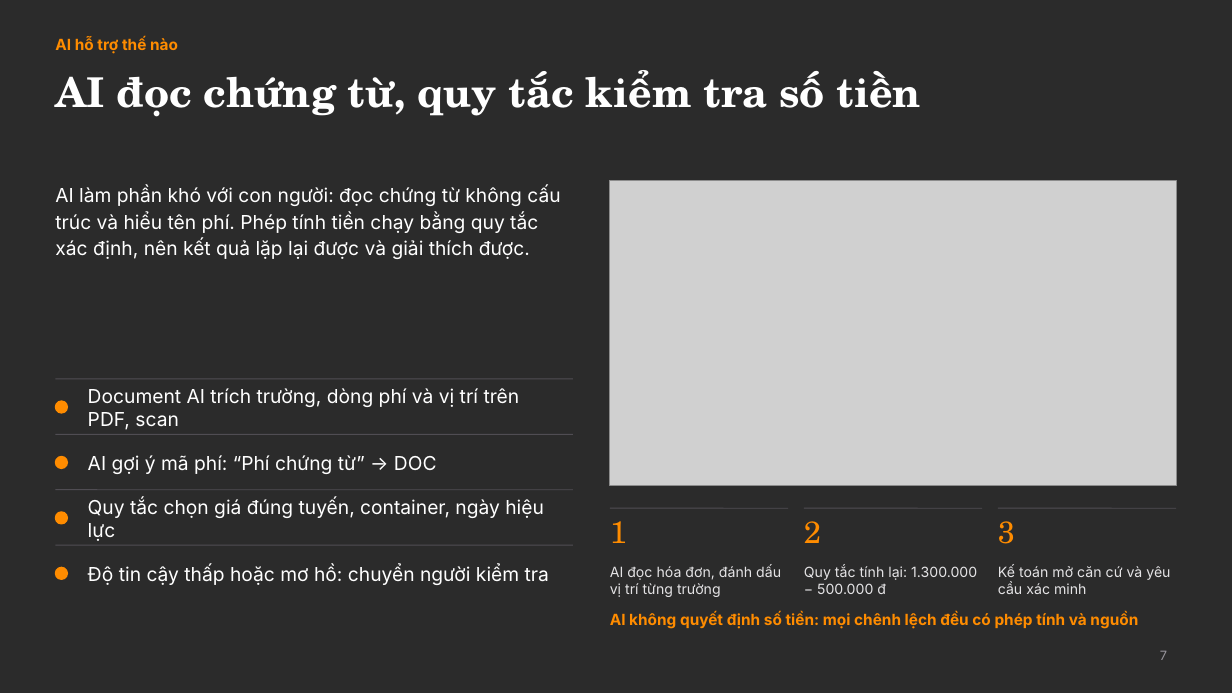
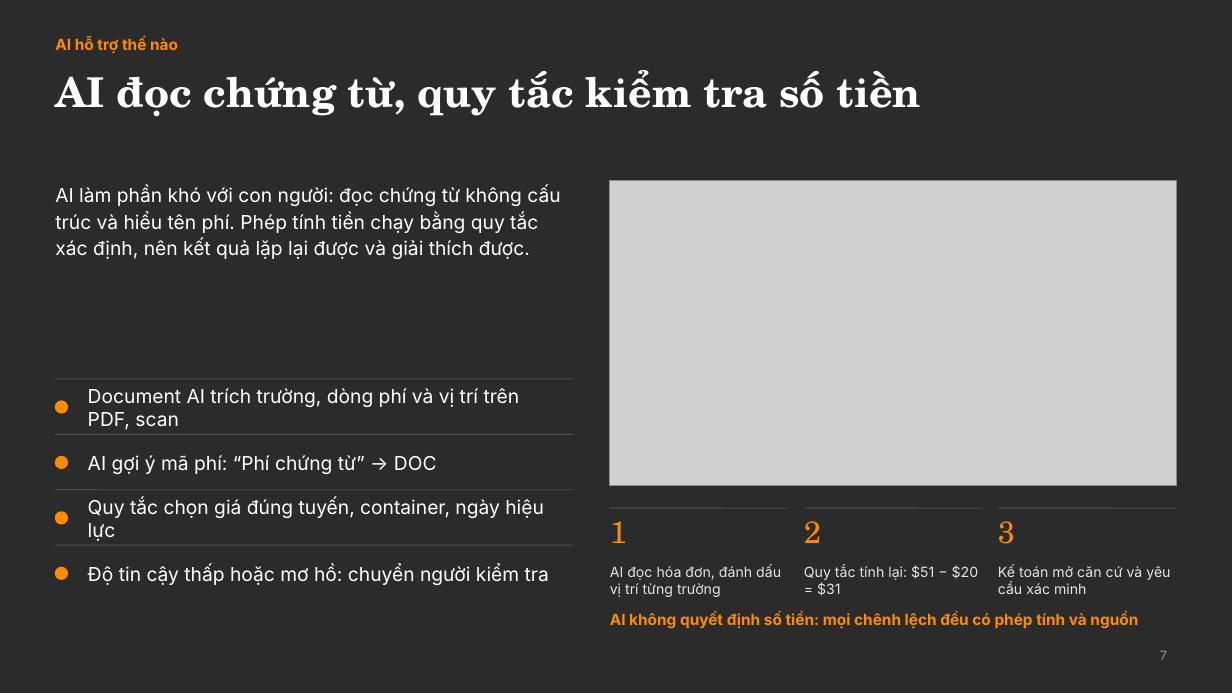
Before and after one commit to Odylytics/Movago_Odylytics, a slide deck: slide 7 of nghien_cuu_tung_slide/Movago_Pitch_Deck.pptx. Drawn at 1232x693 pixels with LibreOffice and Linux fonts; fonts in the diff are those of the drawing; grey boxes stand for pictures; background and template pictures are left out; a plain dark background stands for a picture behind light text. Boxes give left, top, right and bottom in pixels: in the first picture for what was removed or moved away, otherwise in the second. Text is boxed around its words. In the diff, an @@ line names an element or a change of style, - is before the commit and + after.

```diff
--- a/nghien_cuu_tung_slide/Movago_Pitch_Deck.pptx
+++ b/nghien_cuu_tung_slide/Movago_Pitch_Deck.pptx
@@ text at (x1=804, y1=565, x2=979, y2=596): text changed @@
-Quy tắc tính lại: 1.300.000 − 500.000 đ
+Quy tắc tính lại: $51 − $20 = $31
```
Also in this commit, not shown: 4 other slides changed, 3 other files.
